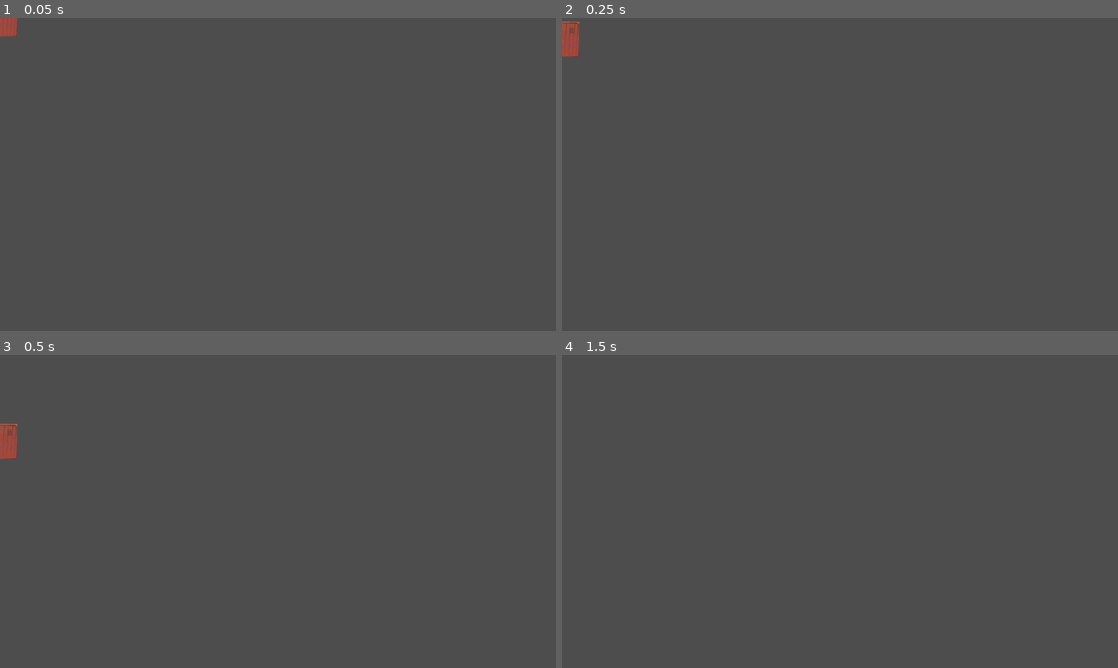
Above: before the commit, frames 1-4 (two rows, left to right).
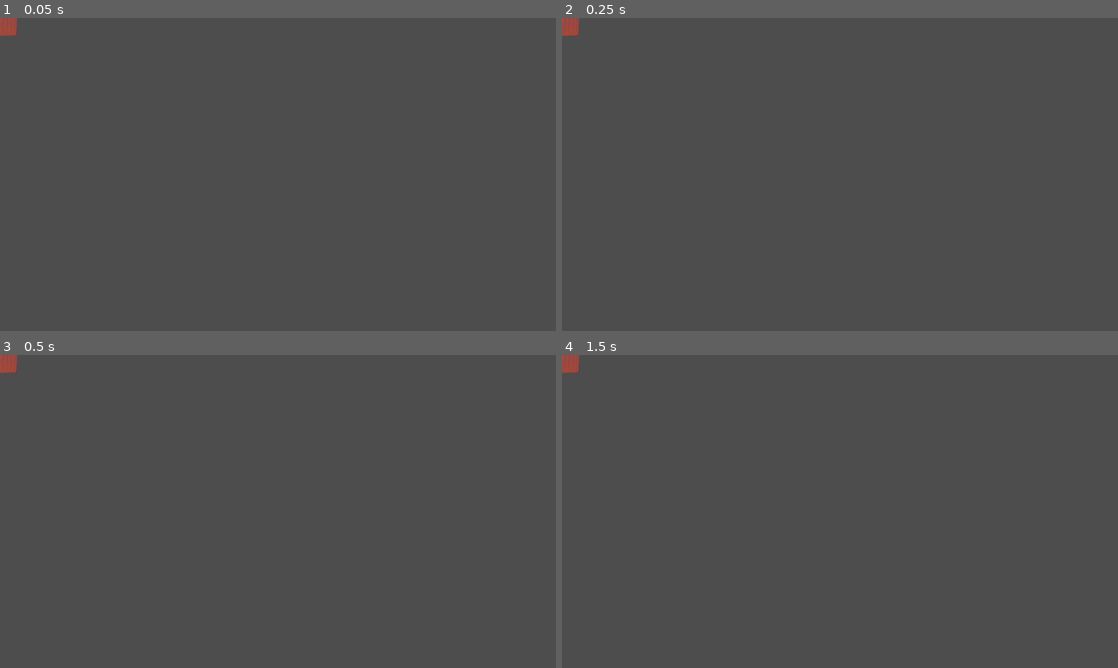
Above: after the commit, the same moments.

Repository: pR1smPrime/BikiniTop25
Game: Godot game, scene res://assets/objects/statics/static_box.tscn
Same seed, same stepped clock (60 frames per second), same inputs: the game is played once before the commit and once after it. This scene is started directly instead of the project's main scene.
Inputs (mouse positions are in pixels of both pictures, inside the frame that each line leads up to):
- Up to frame 1 (0.05 s): no input
- Up to frame 2 (0.25 s): no input
- Up to frame 3 (0.5 s): no input
- Up to frame 4 (1.5 s): move the mouse to (962, 495) at 0.52 s; press the mouse at (962, 495) at 0.53 s; hold D (right) from 0.53 s (still down); tap W (jump) at 0.77 s; tap Enter at 1.25 s; move the mouse to (728, 527) at 1.27 s; release the mouse at (728, 527) at 1.28 s; click (728, 527) at 1.35 s

The runs differ from the first frame. In frame 1, less than 0.1% of the frame differs, in the area x 0-4%, y 5-6%; in frame 2, 0.3%; in frame 3, 0.5%, in the area x 0-4%, y 0-34%; in frame 4, 0.2%.

Commit message:
fix static_box

Diff:
--- a/assets/objects/statics/static_box.tscn
+++ b/assets/objects/statics/static_box.tscn
@@ -7,7 +7,7 @@
 
 [node name="staticBox" type="Node2D"]
 
-[node name="RigidBody2D" type="RigidBody2D" parent="."]
+[node name="RigidBody2D" type="StaticBody2D" parent="."]
 collision_layer = 3
 collision_mask = 3
 
